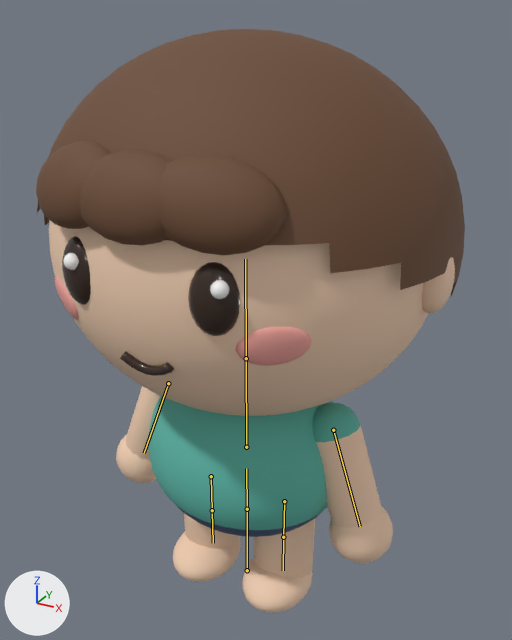
What one commit did to the glTF model assets/models/player.glb.
Camera for both pictures: a 50 mm camera at (0.467, -0.818, 0.88) aimed at (-0.016, 0.059, 0.442). Every picture has the same lights, and +X, +Y and +Z are marked at lower left. The older version comes first. The bones that bend it are drawn over the model as lines.

Names of what the first picture shows: 'player', 'player_top'.
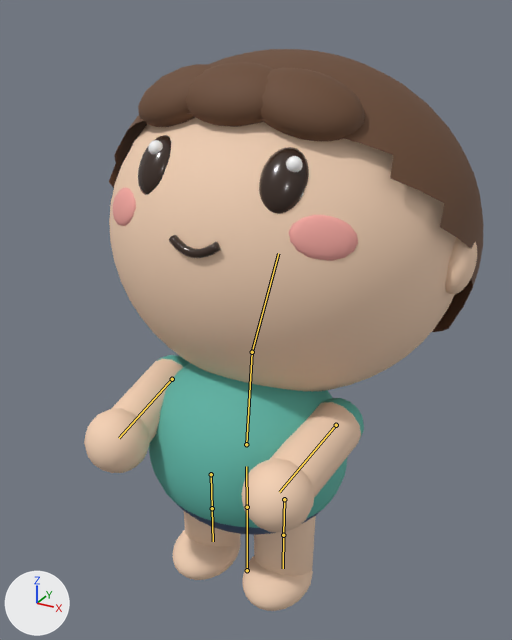
The newer file adds an action. The first version stands in its rest pose; the second is drawn at frame 13 of the action 'wish'.

The change, as a list of edits to the scene's bpy script:
```text
Change bone_hips:
    where bone_hips = bpy.data.objects['player_rig'].pose.bones['hips']  # child of 'root'
    bone_hips.location: (0.0, 0.0, 0.0) -> (0.0, 0.004, 0.0)
Change bone_spine:
    where bone_spine = bpy.data.objects['player_rig'].pose.bones['spine']  # child of 'hips'
    bone_spine.rotation_quaternion: (1.0, 0.0, 0.0, 0.0) -> (0.998, -0.06, 0.0, 0.0)  # degrees (0, 0, 0) -> degrees (-7, 0, 0)
Change bone_arm_l:
    where bone_arm_l = bpy.data.objects['player_rig'].pose.bones['arm.L']  # child of 'spine'
    bone_arm_l.rotation_quaternion: (1.0, 0.0, 0.0, 0.0) -> (0.78, 0.563, -0.159, -0.22)  # degrees (0, 0, 0) -> degrees (72, 0, -32)
Change bone_arm_r:
    where bone_arm_r = bpy.data.objects['player_rig'].pose.bones['arm.R']  # child of 'spine'
    bone_arm_r.rotation_quaternion: (1.0, 0.0, 0.0, 0.0) -> (0.78, 0.563, 0.159, 0.22)  # degrees (0, 0, 0) -> degrees (72, 0, 32)
Change bone_head:
    where bone_head = bpy.data.objects['player_rig'].pose.bones['head']  # child of 'spine'
    bone_head.rotation_quaternion: (1.0, 0.0, 0.0, 0.0) -> (0.975, -0.223, 0.0, 0.0)  # degrees (0, 0, 0) -> degrees (-26, 0, 0)
```

Location of each change, (x1, y1, x2, y2) in pixels of the pictures (512 x 640 px):
'player', posed (7% narrower): before (36, 29, 465, 613); after (84, 49, 484, 611)
'player_top', posed: before (148, 394, 361, 530); after (149, 355, 364, 528)
bone 'hips', root to tip: before (247, 509) to (246, 468); after (247, 507) to (246, 466)
bone 'spine', root to tip: before (246, 447) to (246, 358); after (246, 444) to (252, 352)
bone 'arm.L', root to tip: before (333, 430) to (360, 526); after (336, 425) to (279, 492)
bone 'arm.R', root to tip: before (168, 383) to (144, 453); after (172, 379) to (119, 438)
bone 'head', root to tip: before (246, 358) to (245, 259); after (252, 352) to (278, 253)
